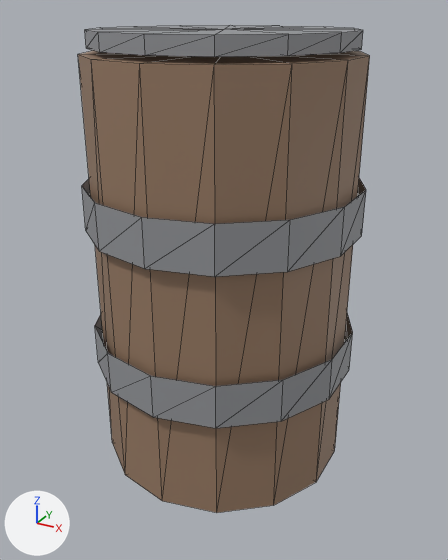
One commit to the glTF model assets/props/barrel_metal.glb: the scene before it, then after it.
Rendered twice from a camera (50 mm lens) standing at (0.579, -1.054, 0.936) and looking at (0.007, -0.013, 0.415). Arrows for +X, +Y and +Z are at lower left; the lights stay in place. The older version comes first. Mesh edges are drawn as thin lines.

The older version as bpy lines, for what is in view:
```python
me_barrel_metal_001 = bpy.data.meshes.new('barrel_metal.001')
me_barrel_metal_001.from_pydata(...)  # 116 vertices, 168 faces; spans x -0.268..0.268, y -0.275..0.275, z 0.02..0.9
me_barrel_metal_001.materials.append(mat_defaultmaterial)
ob_barrel_metal_001 = bpy.data.objects.new('barrel_metal.001', me_barrel_metal_001)
ob_barrel_metal_001.location = (0.0, 0.0, 0.0)
```
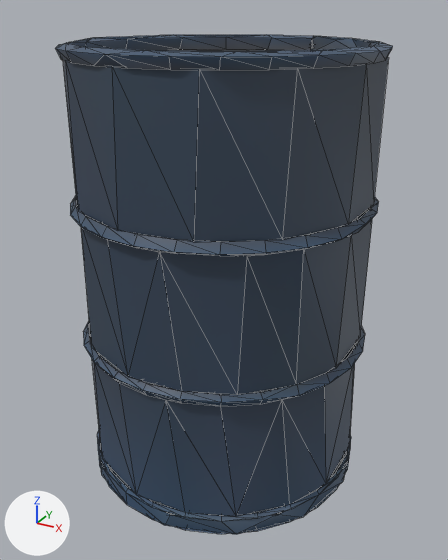
Location of each change, (x1, y1, x2, y2) in pixels of the pictures (448 x 560 px):
'barrel_metal.001', reshaped (16% wider)
    before: (78, 25, 370, 513)
    after: (55, 35, 393, 534)
part 1 of me_barrel_metal_001, rebuilt (16% wider, 8% taller)
    before: (78, 50, 370, 513)
    after: (55, 35, 393, 534)
part 2 of me_barrel_metal_001, deleted
    before: (82, 178, 366, 277)
part 3 of me_barrel_metal_001, deleted
    before: (95, 313, 353, 428)
part 4 of me_barrel_metal_001, cut back
    before: (85, 25, 363, 57)

The change, as a diff of the scene's bpy script:
```diff
--- a/assets/props/barrel_metal.glb.py
+++ b/assets/props/barrel_metal.glb.py
@@ me_barrel_metal_001 @@
 # used by ob_barrel_metal_001; location = (0.0, 0.0, 0.0)
-me_barrel_metal_001.from_pydata(...)  # 116 vertices, 168 faces; spans x -0.268..0.268, y -0.275..0.275, z 0.02..0.9
+me_barrel_metal_001.from_pydata(...)  # 605 vertices, 735 faces; spans x -0.3..0.3, y -0.302..0.302, z 0.0..0.881
+# me_barrel_metal_001 part 1: the loose piece of 30 vertices spanning x -0.253..0.253, y -0.26..0.26, z 0.02..0.86 is rebuilt with 521 vertices and now spans x -0.3..0.3, y -0.302..0.302, z 0.0..0.881
+# me_barrel_metal_001 part 2: the loose piece of 28 vertices spanning x -0.268..0.268, y -0.275..0.275, z 0.535..0.625 is deleted
+# me_barrel_metal_001 part 3: the loose piece of 28 vertices spanning x -0.268..0.268, y -0.275..0.275, z 0.235..0.325 is deleted
+# me_barrel_metal_001 part 4
+# 30 vertices are removed from x -0.239..0.239, y -0.245..0.245, z 0.87..0.9
+# 56 faces are deleted
+# 4 vertices are added at (0.168, -0.001, 0.86), (0.17, -0.011, 0.86), (0.185, -0.003, 0.859), (0.185, -0.003, 0.86)
+# 2 new faces join them
+# other edits to the shape of me_barrel_metal_001 do not show in these pictures
 me_barrel_metal_001.materials.append(mat_defaultmaterial)
```
